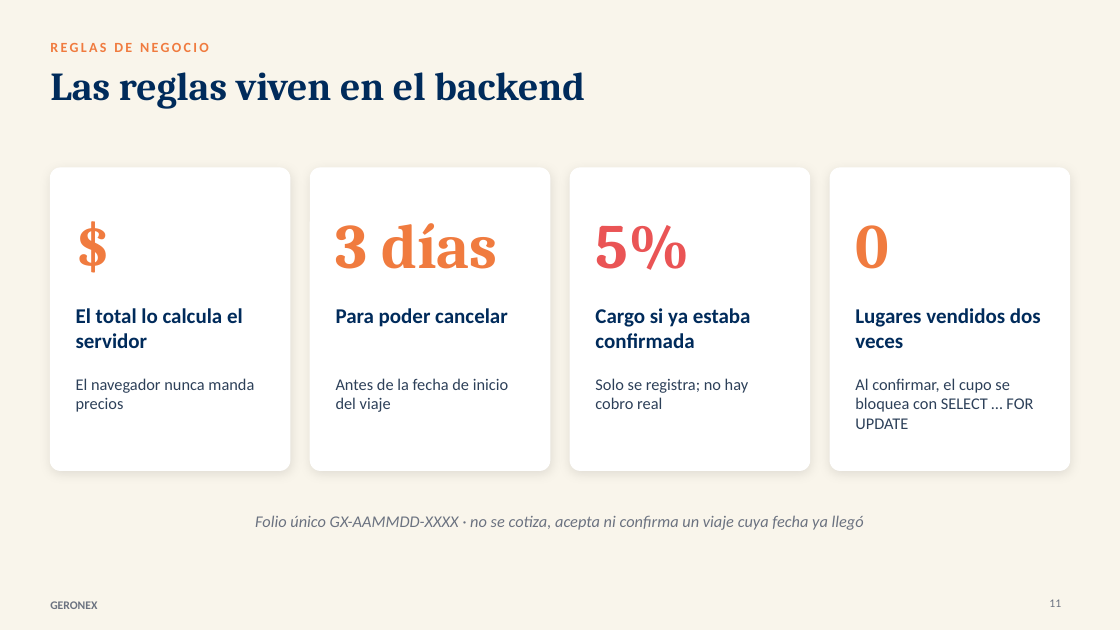
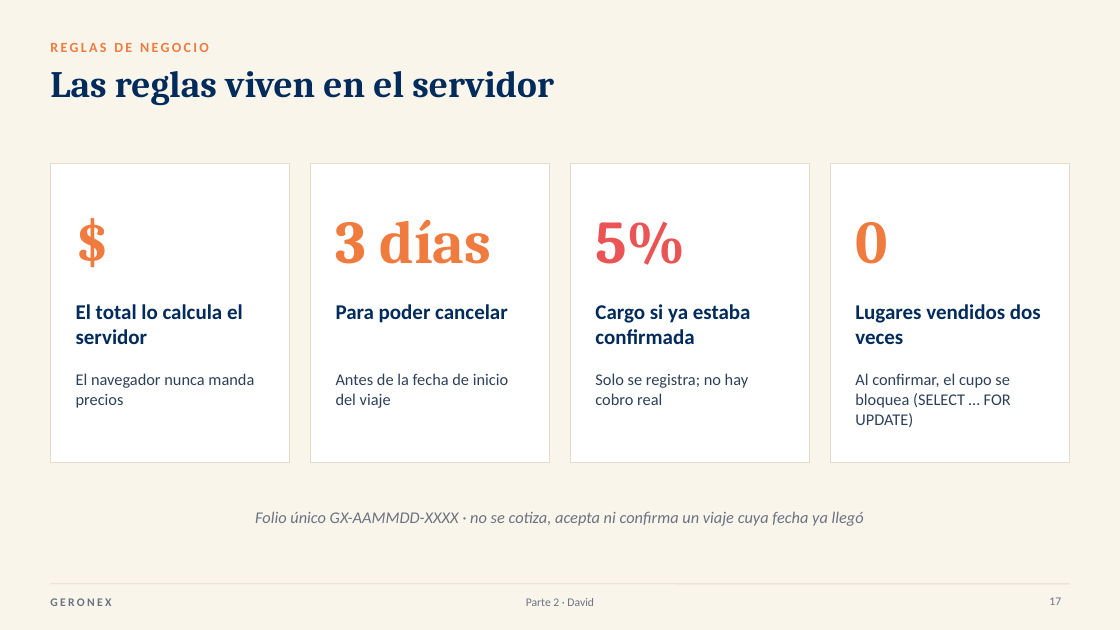
Before and after one commit to DavidVerguita/GERONEX_Equipo5, a slide deck: slide 17 of docs/Presentacion_GERONEX_Final.pptx (slide 11 before the commit). Drawn at 1120x630 pixels with LibreOffice and Linux fonts; fonts in the diff are those of the drawing. Boxes give left, top, right and bottom in pixels: in the first picture for what was removed or moved away, otherwise in the second. Text is boxed around its words. In the diff, an @@ line names an element or a change of style, - is before the commit and + after.

```diff
--- a/docs/Presentacion_GERONEX_Final.pptx
+++ b/docs/Presentacion_GERONEX_Final.pptx
@@ title at [50, 71, 554, 106]: text changed; size 34 to 32 pt @@
-Las reglas viven en el backend
+Las reglas viven en el servidor
@@ rounded rectangle removed at [50, 168, 290, 471] @@
@@ rectangle added at [50, 164, 290, 462], fill #FFFFFF, outline #E3DCCB 0.75 pt @@
@@ rounded rectangle removed at [310, 168, 549, 471] @@
@@ rectangle added at [310, 164, 549, 462], fill #FFFFFF, outline #E3DCCB 0.75 pt @@
@@ rounded rectangle removed at [571, 168, 810, 471] @@
@@ rectangle added at [571, 164, 810, 462], fill #FFFFFF, outline #E3DCCB 0.75 pt @@
@@ rounded rectangle removed at [830, 168, 1070, 471] @@
@@ rectangle added at [830, 164, 1070, 462], fill #FFFFFF, outline #E3DCCB 0.75 pt @@
@@ size 54 to 52 pt in 4 elements at [336, 220, 492, 264], [595, 221, 686, 265], [855, 222, 887, 264], [76, 193, 265, 286] @@
@@ text at [855, 373, 1011, 427]: text changed @@
-Al confirmar, el cupo se bloquea con SELECT … FOR UPDATE
+Al confirmar, el cupo se bloquea (SELECT … FOR UPDATE)
@@ 8 texts: place and size @@
-8 texts at [76, 308, 1041, 530]
+8 texts at [76, 304, 1041, 526]
@@ text "GERONEX" at [50, 598, 111, 606]: letter spacing 0 to 2 pt @@
@@ line added from (50, 584) to (1070, 584), #E3DCCB 0.75 pt @@
@@ text added at [526, 598, 594, 606], 10 pt, text #6B7280 @@
+Parte 2 · David
@@ page number at [1049, 597, 1061, 605]: text changed @@
-11
+17
```
Also in this commit, not shown: 16 other slides changed, 9 slides added, 1 slide removed, 39 other files.
